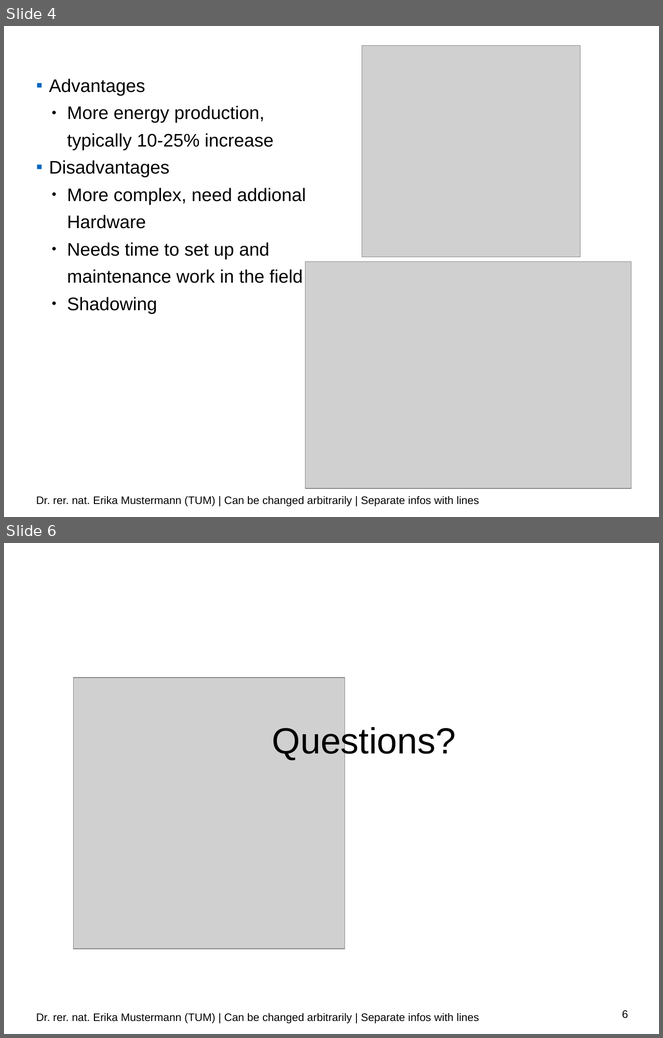
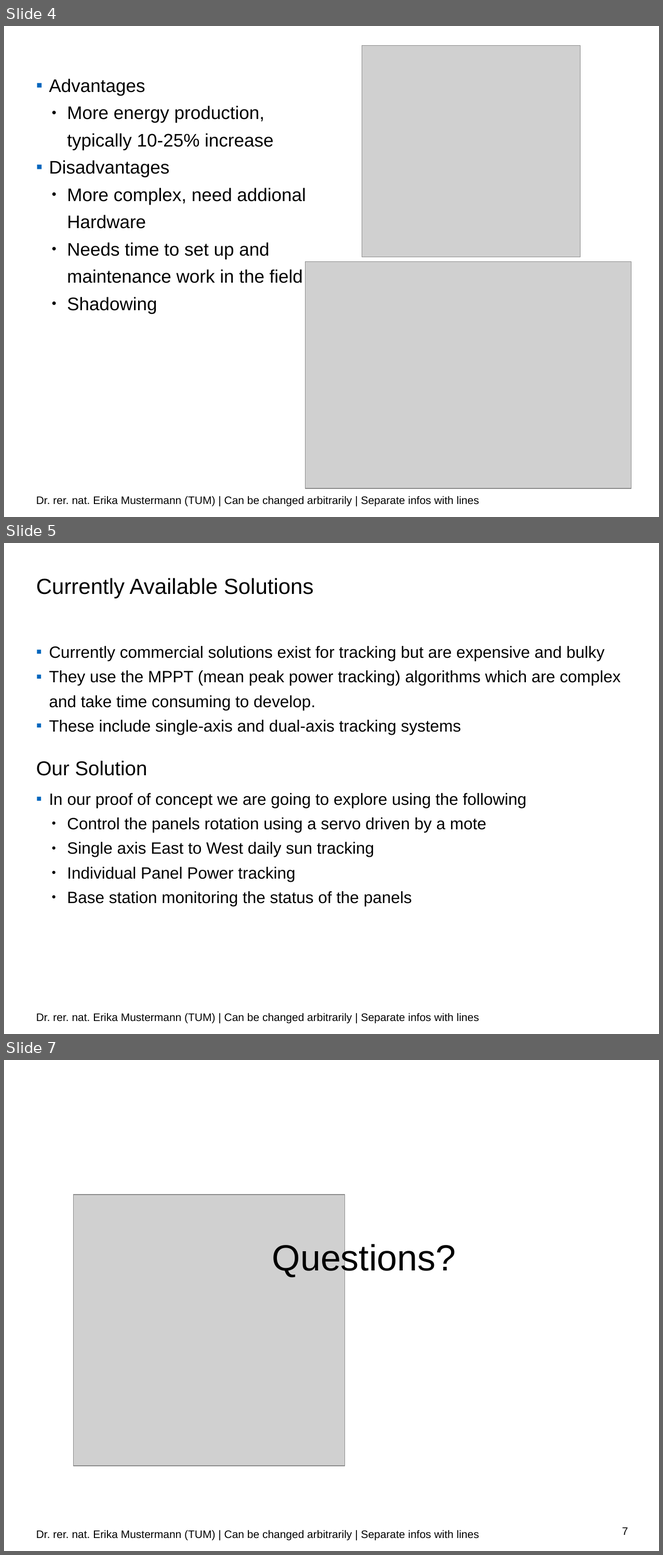
Before and after one commit to karthick1987/SolarPro, a slide deck: kick_off_presentation/Presentation_kick_off.pptx. Shown one above the other, each under a label of ours: slides 4 and 6 before the commit, slides 4, 5 and 7 after it; the slides between them are not shown. The pictures are 663x1038 and 663x1555 pixels, drawn with LibreOffice and Linux fonts; fonts in the diff are those of the drawing; grey boxes stand for pictures; background and template pictures are left out. Boxes give left, top, right and bottom in pixels: in the first picture for what was removed or moved away, otherwise in the second. Text is boxed around its words. In the diff, an @@ line names an element or a change of style, - is before the commit and + after.

```diff
--- a/kick_off_presentation/Presentation_kick_off.pptx
+++ b/kick_off_presentation/Presentation_kick_off.pptx
@@ slide 5 added at (4, 543, 659, 1034), background #FFFFFF; not listed: 1 template element that a slide beside it also shows @@
@@ text added at (36, 578, 314, 598), 24 pt, text #000000 @@
+Currently Available Solutions
@@ text added at (49, 646, 621, 735), 18 pt, text #000000 @@
+▪ Currently commercial solutions exist for tracking but are expensive and bulky
+▪ They use the MPPT (mean peak power tracking) algorithms which are complex and take time consuming to develop.
+▪ These include single-axis and dual-axis tracking systems
@@ text added at (36, 761, 148, 776), 22 pt, text #000000 @@
+Our Solution
@@ text added at (49, 793, 527, 906), 18 pt, text #000000 @@
+▪ In our proof of concept we are going to explore using the following
+  ● Control the panels rotation using a servo driven by a mote
+  ● Single axis East to West daily sun tracking
+  ● Individual Panel Power tracking
+  ● Base station monitoring the status of the panels
@@ what was slide 6 is now slide 7 @@
@@ page number at (622, 1527, 629, 1535): text changed @@
-6
+7
```
Also in this commit, not shown: 2 slides changed.
